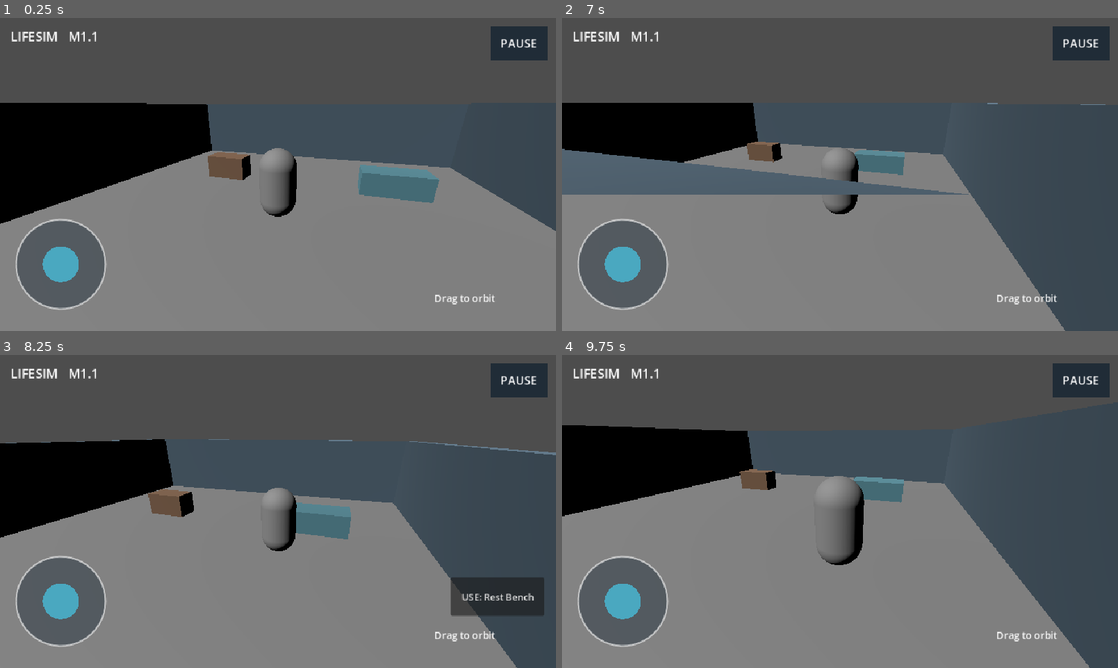
Above: before the commit, frames 1-4 (two rows, left to right).
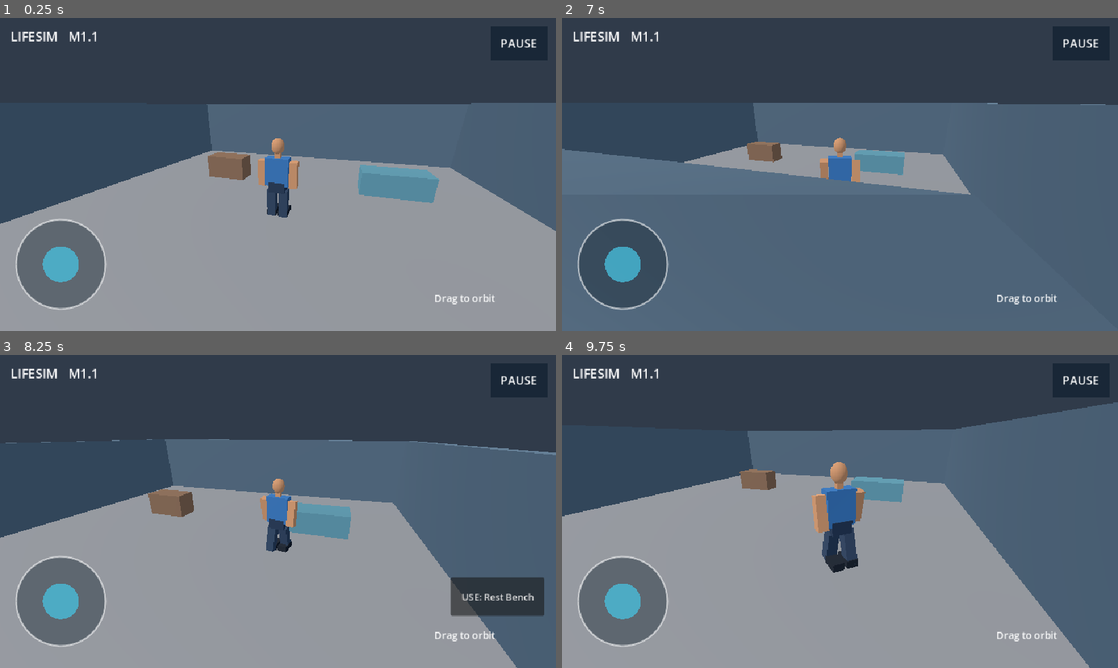
Above: after the commit, the same moments.

Repository: Ye-Shwethway/creators-universe-lifesim
Game: Godot game, scene res://scenes/main.tscn
Same seed, same stepped clock (60 frames per second), same inputs: the game is played once before the commit and once after it.
Inputs (mouse positions are in pixels of both pictures, inside the frame that each line leads up to):
- Up to frame 1 (0.25 s): no input
- Up to frame 2 (7 s): move the mouse to (962, 158) at 0.52 s; hold D (move_right) 0.53-1.25 s; hold Shift (sprint) 0.53-1.25 s; click (962, 158) at 0.67 s; drag from (728, 190) to (812, 237) at 1.27 s; move the mouse to (895, 105) at 2.02 s; hold D (move_right) 2.03-2.75 s; hold Shift (sprint) 2.03-2.75 s; drag from (812, 237) to (673, 127) at 2.77 s; tap Enter at 3.5 s; move the mouse to (1006, 221) at 3.52 s; hold A (move_left) 3.53-4.25 s; hold Shift (sprint) 3.53-4.25 s; drag from (673, 127) to (756, 96) at 4.27 s; move the mouse to (867, 174) at 5.02 s; hold S (move_back) 5.03-5.75 s; hold Shift (sprint) 5.03-5.75 s; click (867, 174) at 5.17 s; drag from (756, 96) to (728, 190) at 5.77 s; move the mouse to (962, 158) at 6.52 s; hold W (move_forward) from 6.53 s (still down); hold Shift (sprint) from 6.53 s (still down)
- Up to frame 3 (8.25 s): release W (move_forward) at 7.25 s; release Shift (sprint) at 7.25 s; drag from (166, 527) to (250, 574) at 7.27 s; move the mouse to (333, 442) at 8.02 s; hold S (move_back) from 8.03 s (still down); hold Shift (sprint) from 8.03 s (still down)
- Up to frame 4 (9.75 s): release S (move_back) at 8.75 s; release Shift (sprint) at 8.75 s; drag from (812, 574) to (673, 464) at 8.77 s; move the mouse to (1006, 558) at 9.52 s; hold W (move_forward) from 9.53 s (still down); hold Shift (sprint) from 9.53 s (still down); click (1006, 558) at 9.67 s

The runs differ from the first frame. In frame 1, 95% of the frame differs, in the area x 0-100%, y 0-100%; in frame 2, 92%; in frame 3, 92%; in frame 4, 95%.

Commit message:
feat(M1.3): replace capsule visual with humanoid and improve two-sided room illumination

Diff:
--- a/scripts/main.gd
+++ b/scripts/main.gd
@@ -1,6 +1,7 @@
 extends Node3D
 var player: LifeSimPlayer
 var cam: Camera3D
+var humanoid: ProceduralHumanoid
 var yaw := 0.3
 var pitch := -0.35
 var paused := false
@@ -38,12 +39,9 @@
     player.add_child(col)
     var body := Node3D.new()
     body.name = "Visual"
-    var mesh := MeshInstance3D.new()
-    var visual_mesh := CapsuleMesh.new()
-    visual_mesh.height = 1.9
-    mesh.mesh = visual_mesh
-    mesh.position.y = 0.95
-    body.add_child(mesh)
+    humanoid = ProceduralHumanoid.new()
+    humanoid.name = "HumanoidPrototype"
+    body.add_child(humanoid)
     player.add_child(body)
     add_child(player)
     cam = Camera3D.new()
@@ -51,7 +49,17 @@
     cam.current = true
     var sun := DirectionalLight3D.new()
     sun.rotation_degrees = Vector3(-48, -35, 0)
+    sun.light_energy = 0.85
     add_child(sun)
+    var ambient := WorldEnvironment.new()
+    var environment := Environment.new()
+    environment.background_mode = Environment.BG_COLOR
+    environment.background_color = Color(0.19, 0.23, 0.29)
+    environment.ambient_light_source = Environment.AMBIENT_SOURCE_COLOR
+    environment.ambient_light_color = Color(0.77, 0.82, 0.90)
+    environment.ambient_light_energy = 0.8
+    ambient.environment = environment
+    add_child(ambient)
     var layer := CanvasLayer.new()
     add_child(layer)
     var hud := LifeSimMobileControls.new()
@@ -78,6 +86,7 @@
         save_elapsed = 0.0
         _save_world()
     _refresh_focus()
+    humanoid.update_locomotion(delta, Vector2(player.velocity.x, player.velocity.z).length())
     player.camera_yaw = yaw
     var focus := player.global_position + Vector3.UP * 1.2
     var ray := Vector3(sin(yaw)*cos(pitch), -sin(pitch), cos(yaw)*cos(pitch))
@@ -133,6 +142,8 @@
     visual.mesh = mesh
     var mat := StandardMaterial3D.new()
     mat.albedo_color = tint
+    mat.cull_mode = BaseMaterial3D.CULL_DISABLED
+    mat.roughness = 0.9
     visual.material_override = mat
     body.add_child(visual)
     add_child(body)
